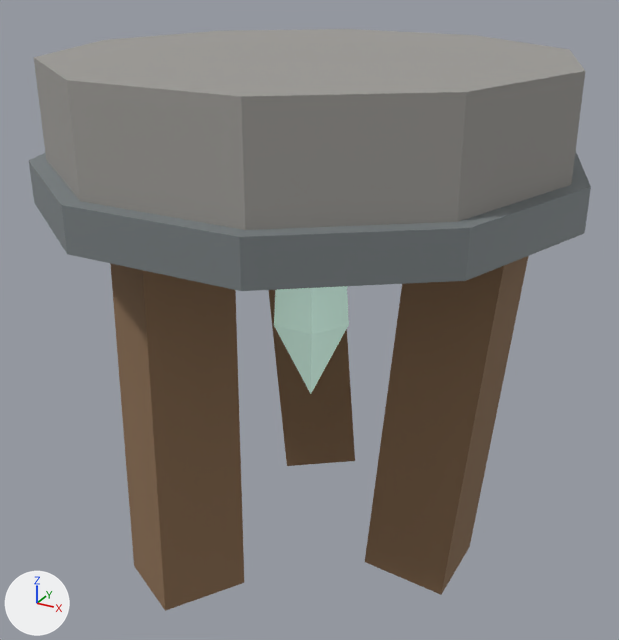
What one commit did to the Blender file assets/models/source/decor-geologist-stool.blend.
Rendered twice from a 50 mm camera at (0.494, -0.902, 0.776) aimed at (0.0, -0.003, 0.326). Arrows for +X, +Y and +Z are at lower left; the lights stay in place. The picture after the commit comes second.

In view in the first picture: 'leg-0', 'leg-1', 'leg-2', 'seat', 'seat-band', 'underslung-crystal'.
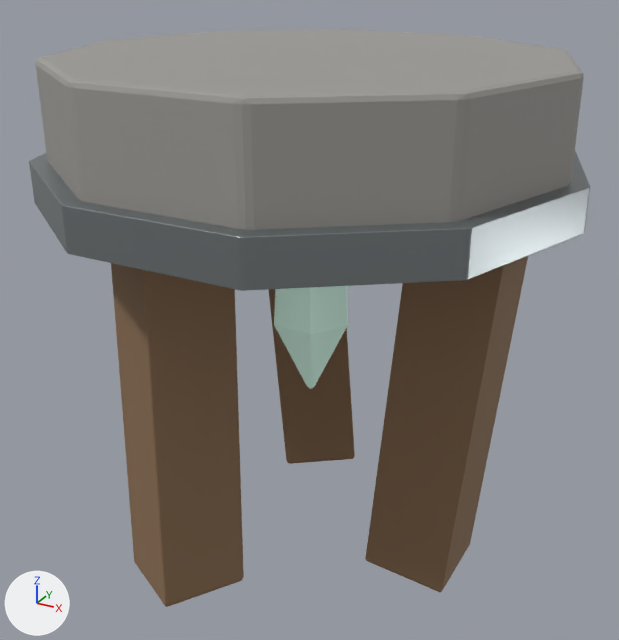
Edits to the bpy script that builds the scene:
```text
Change mat_magenheim_geology_decor_decor_geologist_stool_iron:
    mat_magenheim_geology_decor_decor_geologist_stool_iron.roughness: 0.76 -> 0.34
Change mat_magenheim_geology_decor_decor_geologist_stool_crystal:
    mat_magenheim_geology_decor_decor_geologist_stool_crystal.emission_strength: 1.0 -> 0.65
Change ob_seat:
    add _m = ob_seat.modifiers.new('Crafted edge chamfer', 'BEVEL')
    add _m.width = 0.0072
    add _m.width_pct = 0.0072
    add _m.segments = 2
    add _m.angle_limit = 0.454
Change ob_leg_0:
    add _m = ob_leg_0.modifiers.new('Crafted edge chamfer', 'BEVEL')
    add _m.width = 0.00495
    add _m.width_pct = 0.00495
    add _m.segments = 2
    add _m.angle_limit = 0.454
Change ob_leg_1:
    add _m = ob_leg_1.modifiers.new('Crafted edge chamfer', 'BEVEL')
    add _m.width = 0.00778
    add _m.width_pct = 0.00778
    add _m.segments = 2
    add _m.angle_limit = 0.454
Change ob_leg_2:
    add _m = ob_leg_2.modifiers.new('Crafted edge chamfer', 'BEVEL')
    add _m.width = 0.00778
    add _m.width_pct = 0.00778
    add _m.segments = 2
    add _m.angle_limit = 0.454
Change ob_underslung_crystal:
    add _m = ob_underslung_crystal.modifiers.new('Crafted edge chamfer', 'BEVEL')
    add _m.width = 0.00429
    add _m.width_pct = 0.00429
    add _m.segments = 2
    add _m.angle_limit = 0.454
```

Changed parts and their boxes [x1, y1, x2, y2] in the pictures (619 x 640 px):
'seat', modifiers changed
    before: [34, 29, 585, 230]
    after: [36, 30, 584, 230]
'leg-1', modifiers changed
    before: [110, 263, 244, 611]
    after: [111, 263, 244, 607]
'leg-0', modifiers changed
    before: [365, 256, 528, 595]
    after: [365, 256, 528, 592]
'seat-band', surface changed
    both: [44, 151, 590, 291]
'leg-2', modifiers changed
    before: [269, 290, 355, 466]
    after: [268, 289, 355, 464]
'underslung-crystal', surface changed
    both: [274, 286, 348, 389]
